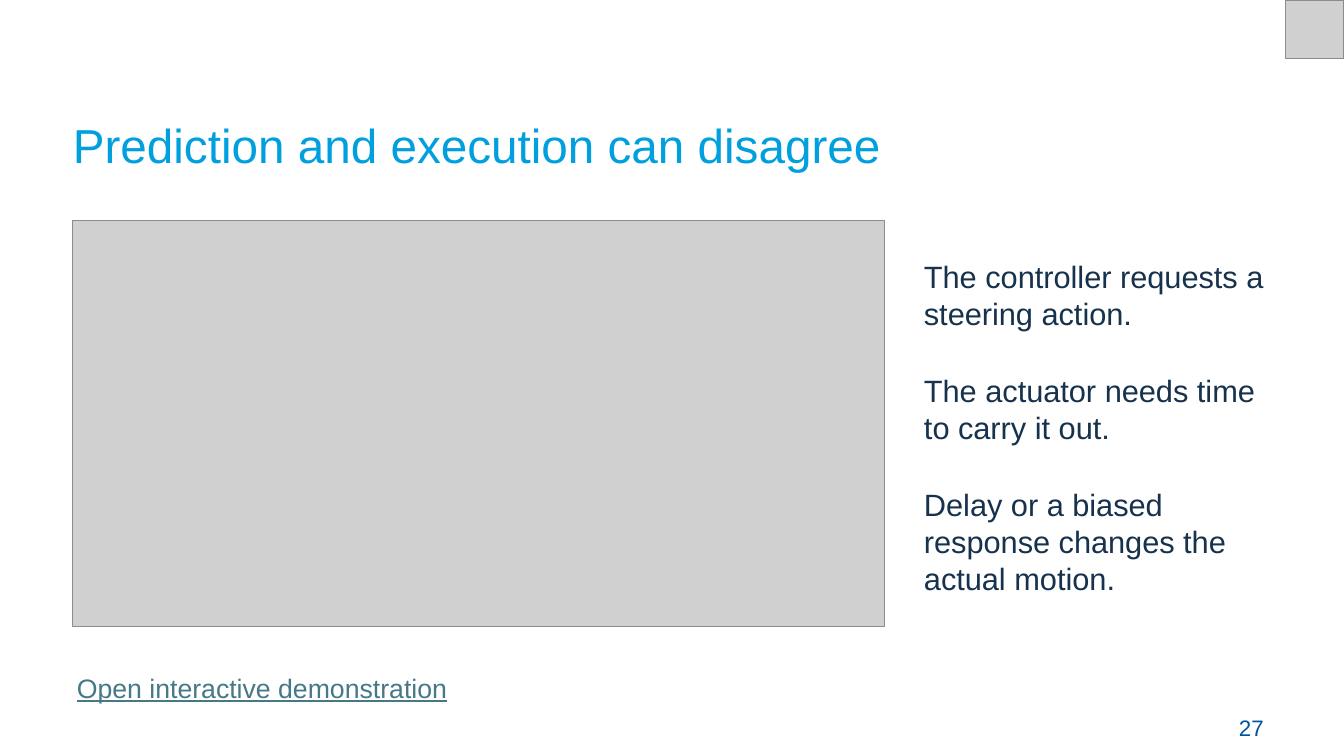
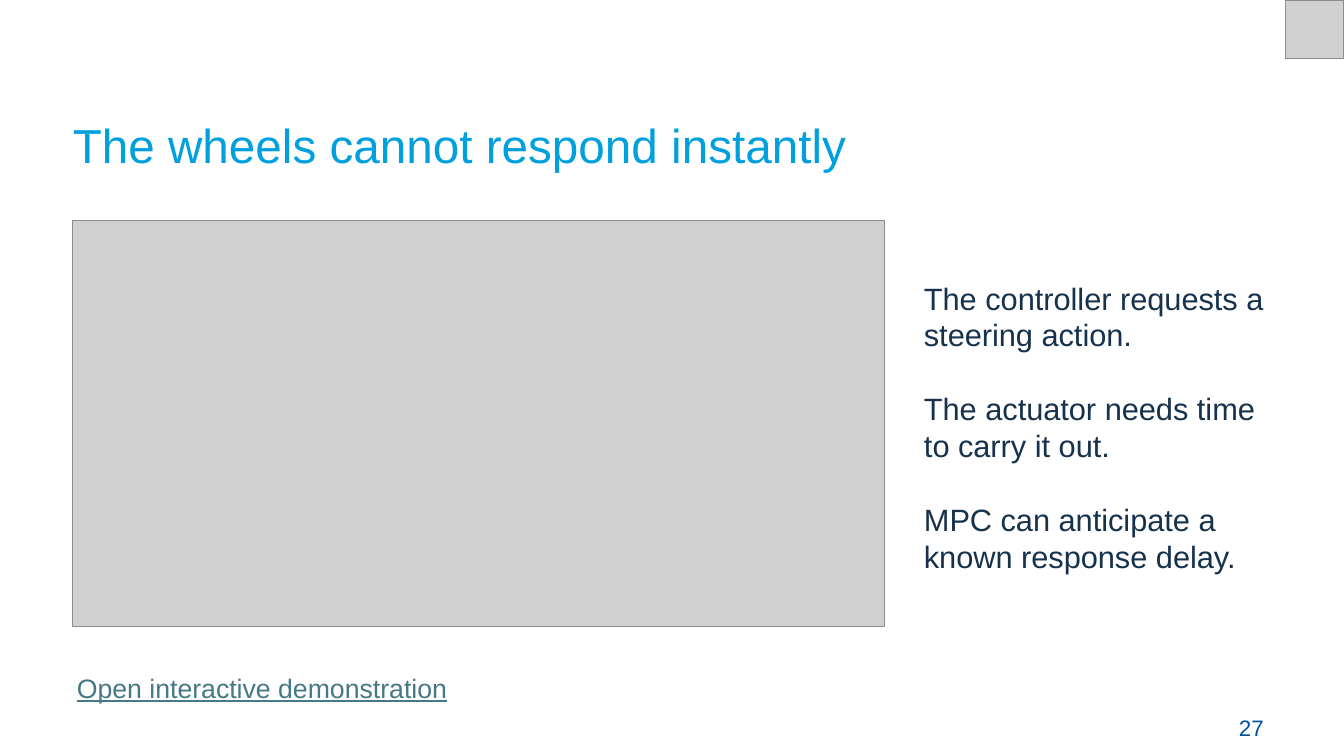
Before and after one commit to Croquembouche/Intro2AV-CourseContent, a slide deck: slide 27 of 2026/Presentations/Lecture 8 Control for Autonomous Driving.pptx. Drawn at 1344x756 pixels with LibreOffice and Linux fonts; fonts in the diff are those of the drawing; grey boxes stand for pictures. Boxes give left, top, right and bottom in pixels: in the first picture for what was removed or moved away, otherwise in the second. Text is boxed around its words. In the diff, an @@ line names an element or a change of style, - is before the commit and + after.

Commit message:
Correct MPC optimization and actuator prediction with independent regression checks

```diff
--- a/2026/Presentations/Lecture 8 Control for Autonomous Driving.pptx
+++ b/2026/Presentations/Lecture 8 Control for Autonomous Driving.pptx
@@ text at box(73, 128, 846, 172): text changed @@
-Prediction and execution can disagree
+The wheels cannot respond instantly
@@ text at box(924, 508, 1236, 574): text changed @@
-Delay or a biased response changes the actual motion.
+MPC can anticipate a known response delay.
```
Also in this commit, not shown: 17 other files.
